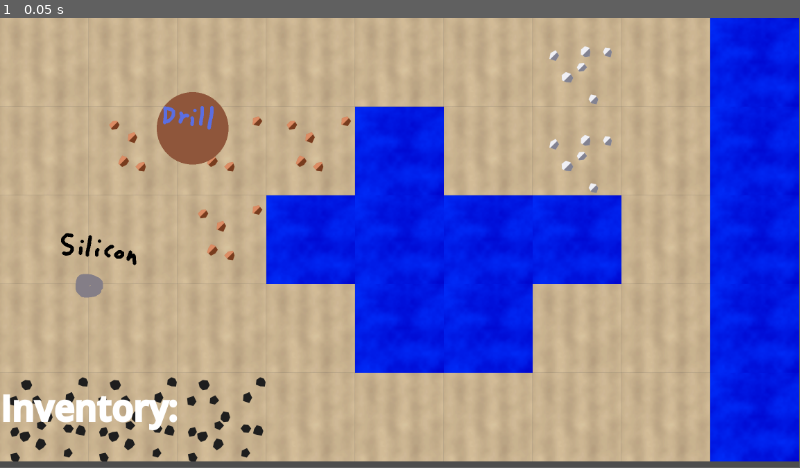
Above: before the commit, frame 1.
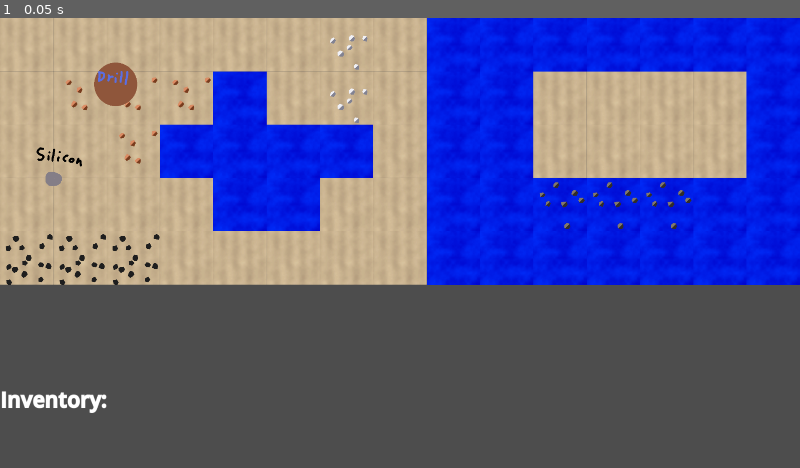
Above: after the commit, the same moment.

Repository: Icewav3/godot-factory-game
Game: Godot game, scene res://Scenes/main.tscn
The game is run twice, just before and just after one commit, with the same random seed, the same clock (stepped at 60 frames per second) and the same inputs.
Inputs:
- Up to frame 1 (0.05 s): no input
The window is 799x449 before the commit and 800x450 after it. Grey fills any space a smaller window leaves; there, only what the larger window draws over its background counts as a difference.

The runs differ from the first frame. In frame 1, 63% of the frame differs, in the area x 0-100%, y 0-99%.

Commit message:
Starting responsive hud design

Diff:
--- a/Prefabs/Buildables/Factory/BaseFactory.gd
+++ b/Prefabs/Buildables/Factory/BaseFactory.gd
@@ -3,7 +3,6 @@
 
 @export var data: factory_data
 @onready var inventory: InventoryComponent = $InventoryComponent
-@onready var sprite_node: Sprite2D = $Sprite2D
 
 var _elapsed_time: float = 0.0
 var _is_paused: bool = false
--- a/Scenes/main.tscn
+++ b/Scenes/main.tscn
@@ -14,6 +14,14 @@
 [node name="CanvasLayer" type="CanvasLayer" parent="."]
 follow_viewport_enabled = true
 
+[node name="Control" type="Control" parent="CanvasLayer"]
+layout_mode = 3
+anchors_preset = 15
+anchor_right = 1.0
+anchor_bottom = 1.0
+grow_horizontal = 2
+grow_vertical = 2
+
 [node name="ResourceCounter" parent="CanvasLayer" instance=ExtResource("2_wkehv")]
 size_flags_horizontal = 3
 size_flags_vertical = 3
--- a/project.godot
+++ b/project.godot
@@ -23,6 +23,13 @@
 
 gdscript/warnings/untyped_declaration=1
 
+[display]
+
+window/size/viewport_width=1920
+window/size/viewport_height=1080
+window/size/initial_position_type=3
+window/stretch/mode="viewport"
+
 [editor]
 
 naming/scene_name_casing=1
